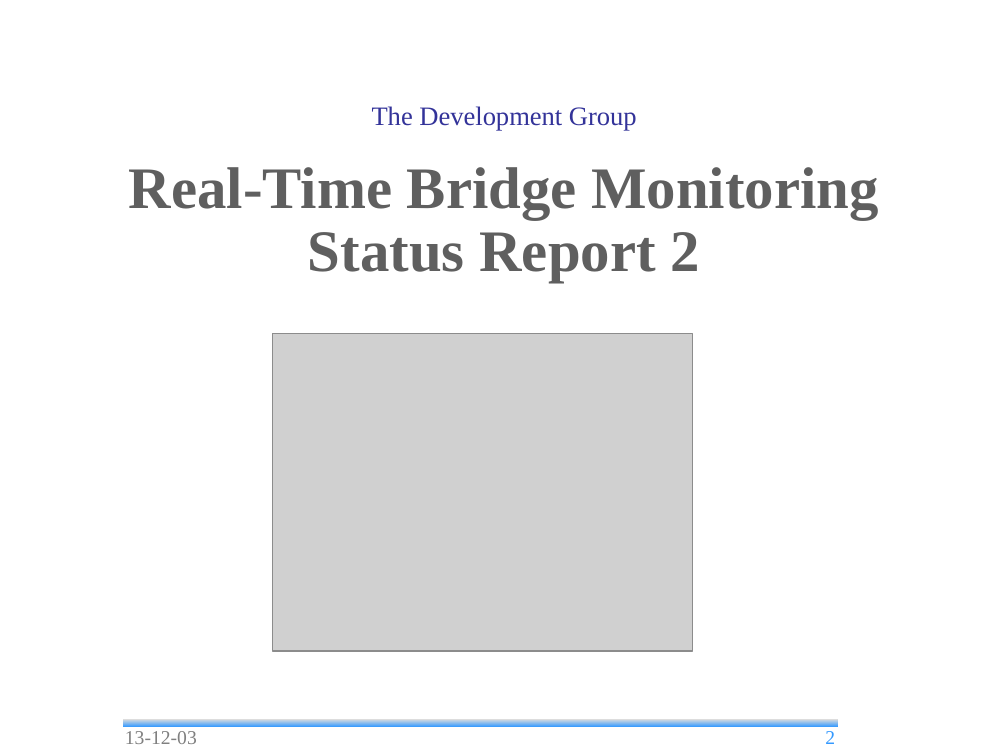
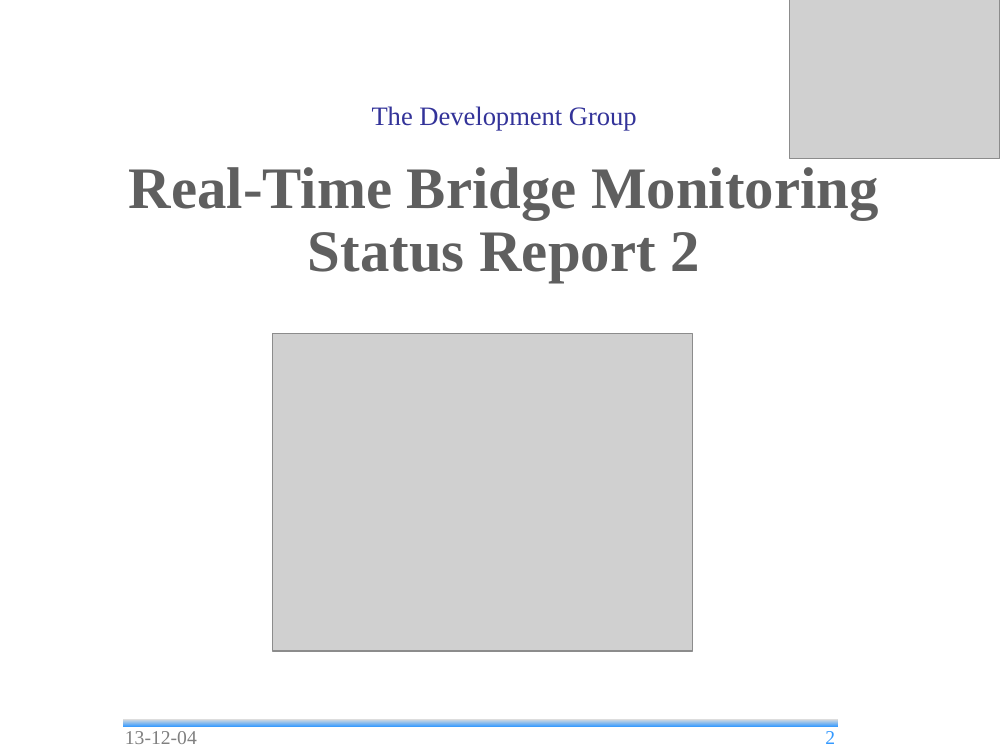
Before and after one commit to andrea-bottoli/DSD, a slide deck: slide 2 of Documentation/Presentations/Status_Report_2.odp. Drawn at 1008x756 pixels with LibreOffice and Linux fonts; fonts in the diff are those of the drawing; grey boxes stand for pictures; background and template pictures are left out. Boxes give left, top, right and bottom in pixels: in the first picture for what was removed or moved away, otherwise in the second. Text is boxed around its words. In the diff, an @@ line names an element or a change of style, - is before the commit and + after.

```diff
--- a/Documentation/Presentations/Status_Report_2.odp
+++ b/Documentation/Presentations/Status_Report_2.odp
@@ picture added at [789,0,999,158] @@
@@ text at [125,731,197,744]: text changed @@
-13-12-03
+13-12-04
```
Also in this commit, not shown: 20 other slides changed, 11 slides added, 14 slides removed, 1 other file.
